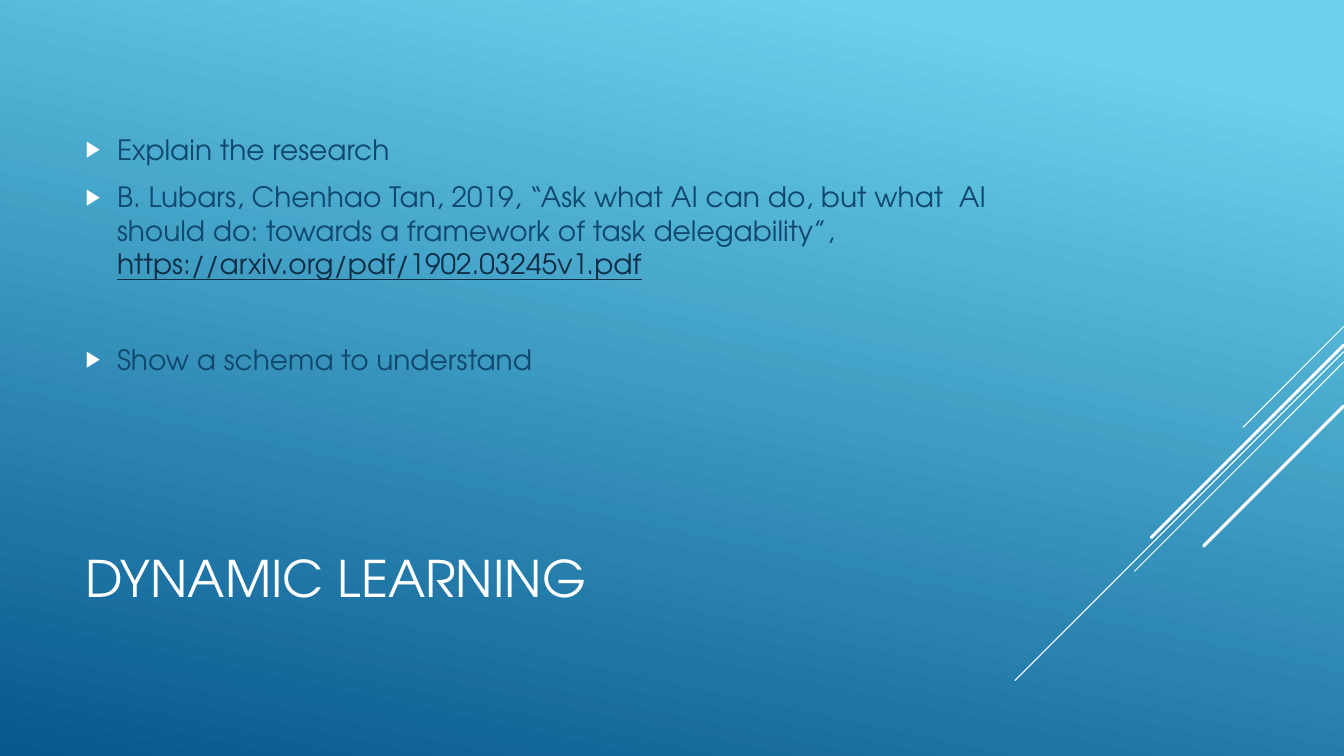
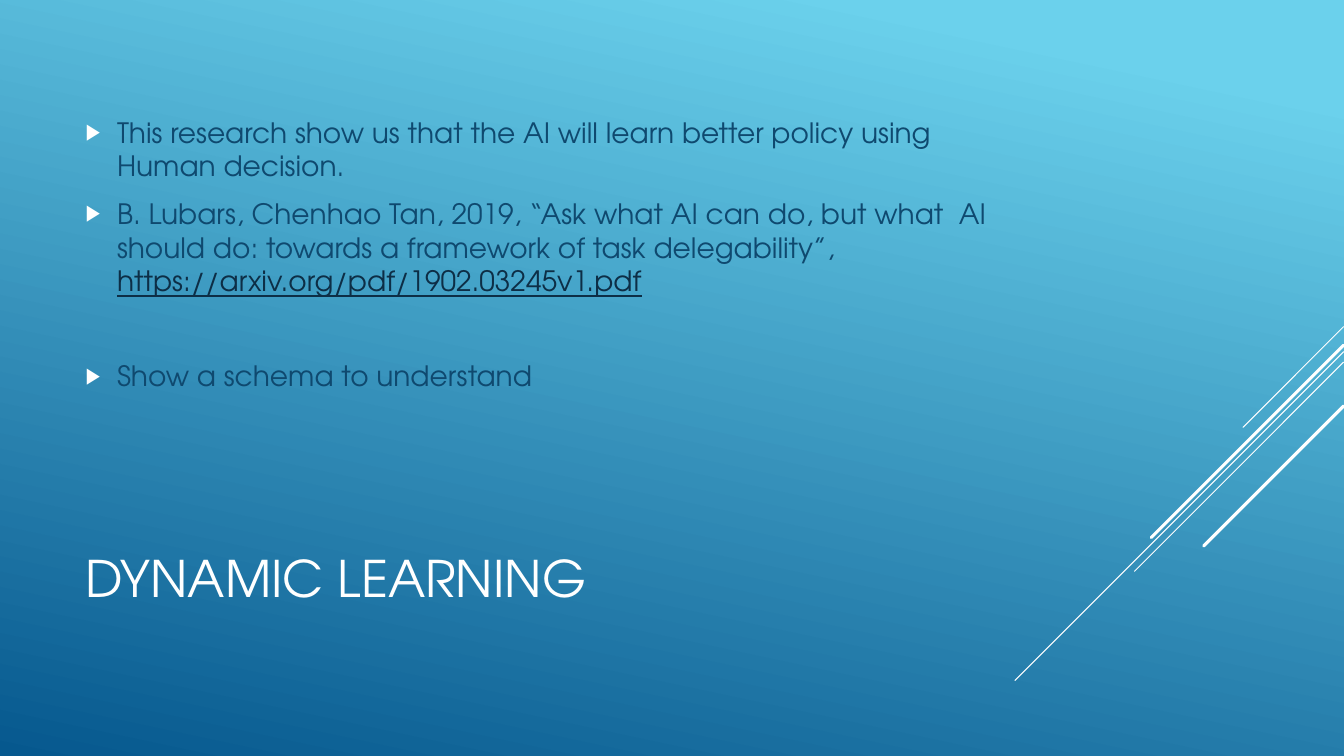
Before and after one commit to jnguyen1192/SIA, a slide deck: slide 5 of SAI_presentation.pptx. Drawn at 1344x756 pixels with LibreOffice and Linux fonts; fonts in the diff are those of the drawing. Boxes give left, top, right and bottom in pixels: in the first picture for what was removed or moved away, otherwise in the second. Text is boxed around its words. In the diff, an @@ line names an element or a change of style, - is before the commit and + after.

Commit message:
#12 Dynamic learning paper explain added on slides

```diff
--- a/SAI_presentation.pptx
+++ b/SAI_presentation.pptx
@@ text at box(117, 122, 930, 176): text changed @@
-▶ Explain the research
+▶ This research show us that the AI will learn better policy using Human decision.
```
